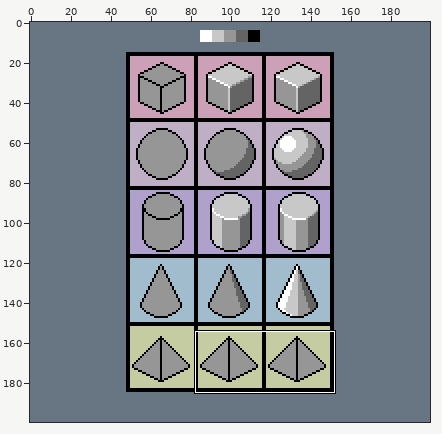
Two versions of one pixel-art file, pixel101/PixelArtMasterCourse03.aseprite. Above, an overview of the earlier version with the close-up marked.
Close-up. Before the edit:
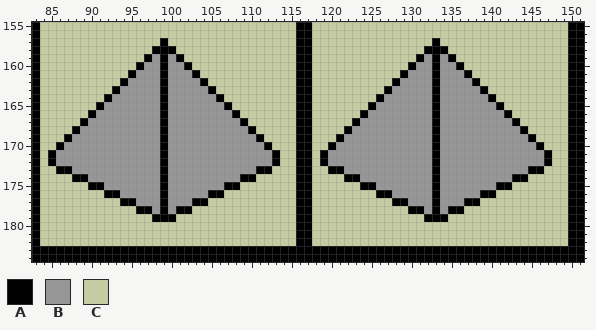
200x200 pixels, 1 frame. Shown: x 83..151, y 155..184.
Visible layers, top first: "Layer 0 Copy", "Background".
Palette (. is transparent): A #000000  B #969696  C #c5cca1
Pixels before, first column x 83:
155 ACCCCCCCCCCCCCCCCCCCCCCCCCCCCCCCCAACCCCCCCCCCCCCCCCCCCCCCCCCCCCCCCCAA
156 ACCCCCCCCCCCCCCCCCCCCCCCCCCCCCCCCAACCCCCCCCCCCCCCCCCCCCCCCCCCCCCCCCAA
157 ACCCCCCCCCCCCCCCACCCCCCCCCCCCCCCCAACCCCCCCCCCCCCCCACCCCCCCCCCCCCCCCAA
158 ACCCCCCCCCCCCCCAAACCCCCCCCCCCCCCCAACCCCCCCCCCCCCCAAACCCCCCCCCCCCCCCAA
159 ACCCCCCCCCCCCCABABACCCCCCCCCCCCCCAACCCCCCCCCCCCCABABACCCCCCCCCCCCCCAA
160 ACCCCCCCCCCCCABBABBACCCCCCCCCCCCCAACCCCCCCCCCCCABBABBACCCCCCCCCCCCCAA
161 ACCCCCCCCCCCABBBABBBACCCCCCCCCCCCAACCCCCCCCCCCABBBABBBACCCCCCCCCCCCAA
162 ACCCCCCCCCCABBBBABBBBACCCCCCCCCCCAACCCCCCCCCCABBBBABBBBACCCCCCCCCCCAA
163 ACCCCCCCCCABBBBBABBBBBACCCCCCCCCCAACCCCCCCCCABBBBBABBBBBACCCCCCCCCCAA
164 ACCCCCCCCABBBBBBABBBBBBACCCCCCCCCAACCCCCCCCABBBBBBABBBBBBACCCCCCCCCAA
165 ACCCCCCCABBBBBBBABBBBBBBACCCCCCCCAACCCCCCCABBBBBBBABBBBBBBACCCCCCCCAA
166 ACCCCCCABBBBBBBBABBBBBBBBACCCCCCCAACCCCCCABBBBBBBBABBBBBBBBACCCCCCCAA
167 ACCCCCABBBBBBBBBABBBBBBBBBACCCCCCAACCCCCABBBBBBBBBABBBBBBBBBACCCCCCAA
168 ACCCCABBBBBBBBBBABBBBBBBBBBACCCCCAACCCCABBBBBBBBBBABBBBBBBBBBACCCCCAA
169 ACCCABBBBBBBBBBBABBBBBBBBBBBACCCCAACCCABBBBBBBBBBBABBBBBBBBBBBACCCCAA
170 ACCABBBBBBBBBBBBABBBBBBBBBBBBACCCAACCABBBBBBBBBBBBABBBBBBBBBBBBACCCAA
171 ACABBBBBBBBBBBBBABBBBBBBBBBBBBACCAACABBBBBBBBBBBBBABBBBBBBBBBBBBACCAA
172 ACABBBBBBBBBBBBBABBBBBBBBBBBBBACCAACABBBBBBBBBBBBBABBBBBBBBBBBBBACCAA
173 ACCAABBBBBBBBBBBABBBBBBBBBBBAACCCAACCAABBBBBBBBBBBABBBBBBBBBBBAACCCAA
174 ACCCCAABBBBBBBBBABBBBBBBBBAACCCCCAACCCCAABBBBBBBBBABBBBBBBBBAACCCCCAA
175 ACCCCCCAABBBBBBBABBBBBBBAACCCCCCCAACCCCCCAABBBBBBBABBBBBBBAACCCCCCCAA
176 ACCCCCCCCAABBBBBABBBBBAACCCCCCCCCAACCCCCCCCAABBBBBABBBBBAACCCCCCCCCAA
177 ACCCCCCCCCCAABBBABBBAACCCCCCCCCCCAACCCCCCCCCCAABBBABBBAACCCCCCCCCCCAA
178 ACCCCCCCCCCCCAABABAACCCCCCCCCCCCCAACCCCCCCCCCCCAABABAACCCCCCCCCCCCCAA
179 ACCCCCCCCCCCCCCAAACCCCCCCCCCCCCCCAACCCCCCCCCCCCCCAAACCCCCCCCCCCCCCCAA
180 ACCCCCCCCCCCCCCCCCCCCCCCCCCCCCCCCAACCCCCCCCCCCCCCCCCCCCCCCCCCCCCCCCAA
181 ACCCCCCCCCCCCCCCCCCCCCCCCCCCCCCCCAACCCCCCCCCCCCCCCCCCCCCCCCCCCCCCCCAA
182 ACCCCCCCCCCCCCCCCCCCCCCCCCCCCCCCCAACCCCCCCCCCCCCCCCCCCCCCCCCCCCCCCCAA
183 AAAAAAAAAAAAAAAAAAAAAAAAAAAAAAAAAAAAAAAAAAAAAAAAAAAAAAAAAAAAAAAAAAAAA
184 AAAAAAAAAAAAAAAAAAAAAAAAAAAAAAAAAAAAAAAAAAAAAAAAAAAAAAAAAAAAAAAAAAAAA
Now the later version:
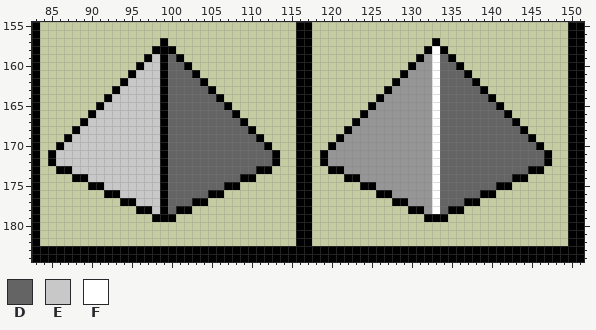
Colours new in this view: D #646464  E #c8c8c8  F #ffffff
Commit message: add shade for pyramid
Edits made:
Layer "Layer 0 Copy":
The author changed colour B to colour D in row 159 at x 100 and 134; in row 160 at x 100 to 101 and 134 to 135; in row 161 at x 100 to 102 and 134 to 136; in row 162 at x 100 to 103 and 134 to 137; in row 163 at x 100 to 104 and 134 to 138; in row 164 at x 100 to 105 and 134 to 139.
The author changed colour B to colour D in row 165 at x 100 to 106 and 134 to 140; in row 166 at x 100 to 107 and 134 to 141; in row 167 at x 100 to 108 and 134 to 142; in row 168 at x 100 to 109 and 134 to 143; in row 169 at x 100 to 110 and 134 to 144; in row 170 at x 100 to 111 and 134 to 145.
The author changed colour B to colour D in rows 171 to 172 at x 100 to 112 and 134 to 146; in row 173 at x 100 to 110 and 134 to 144; in row 174 at x 100 to 108 and 134 to 142; in row 175 at x 100 to 106 and 134 to 140; in row 176 at x 100 to 104 and 134 to 138; in row 177 at x 100 to 102 and 134 to 136.
The author changed colour B to colour D in row 178 at x 100 and 134.
The author changed colour B to colour E in row 159 at x 98; in row 160 at x 97 to 98; in row 161 at x 96 to 98; in row 162 at x 95 to 98; in row 163 at x 94 to 98; in row 164 at x 93 to 98.
The author changed colour B to colour E in row 165 at x 92 to 98; in row 166 at x 91 to 98; in row 167 at x 90 to 98; in row 168 at x 89 to 98; in row 169 at x 88 to 98; in row 170 at x 87 to 98.
The author changed colour B to colour E in rows 171 to 172 at x 86 to 98; in row 173 at x 88 to 98; in row 174 at x 90 to 98; in row 175 at x 92 to 98; in row 176 at x 94 to 98; in row 177 at x 96 to 98.
The author changed colour B to colour E in row 178 at x 98.
The author changed colour A to colour F in rows 158 to 178 at x 133.
Changed places in both close-ups, as pixel boxes (x1, y1, x2, y2):
changed: (432, 46, 544, 214)
changed: (56, 54, 272, 214)
